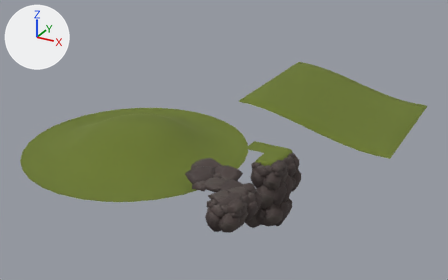
Two versions of the FBX model Assets/Prefabs/BuildingBlocks/Bear Tiles.fbx, one commit apart.
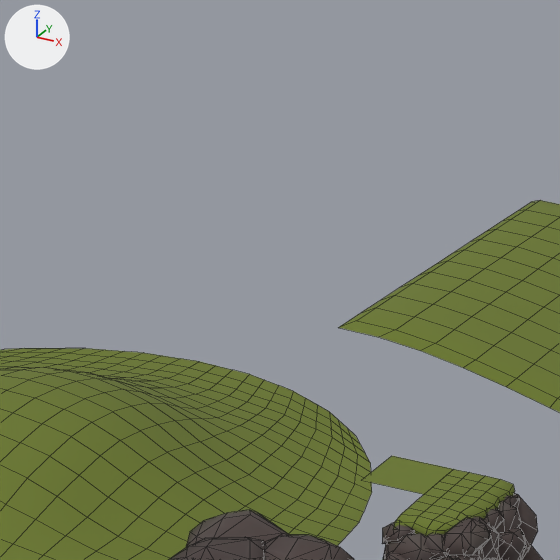
Each version is shown whole from a 50 mm lens placed at (24.3, -48.6, 26.4), pointed at (-5.3, 5.2, -0.5), then close up on the part from 30% to 68% of the width and 0% to 62% of the height. Arrows for +X, +Y and +Z are at upper left; the lights stay in place. The close-ups show mesh edges as thin lines. Where no turn or scale is listed for an object, it has been applied to the vertices.

In view in the first close-up: 'Corner1', 'Edge1', 'Flat', 'Hill', 'RockFlat', 'Slope'.
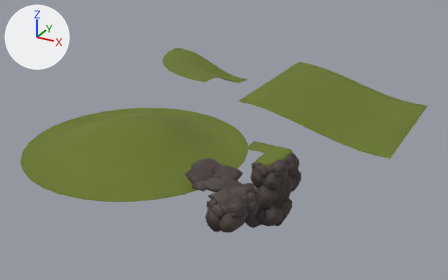
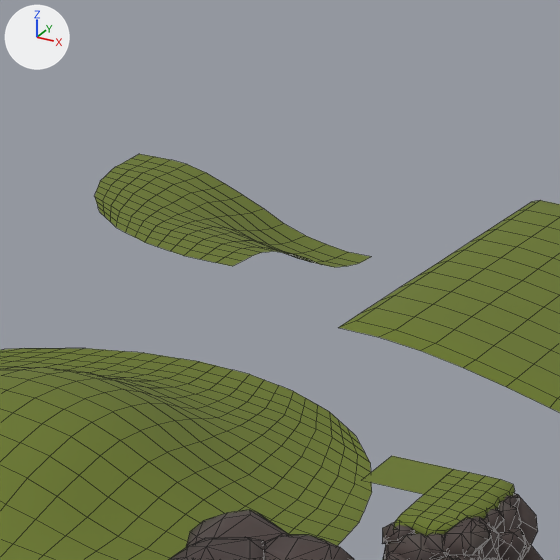
Changed parts and their boxes [x1, y1, x2, y2] in the close-ups (560 x 560 px):
'Hill.001', added (green): after [95, 154, 371, 267]

What the commit changed:
Material 'Material.003' (mat_material_003) is new.
Its base color is (0.146, 0.19, 0.0272) (dark green #6b792e).
Its roughness is 1.0.
Mesh me_circle_001 is new.
It has 169 vertices, 144 faces and spans x -11.3..0.0, y -11.3..0.01, z 0.0..2.91.
It uses material mat_material_003 (dark green #6b792e).
Object 'Hill.001' (ob_hill_001) is new; it shows me_circle_001.
Its location is (-11.05, 22.39, 0.5).
